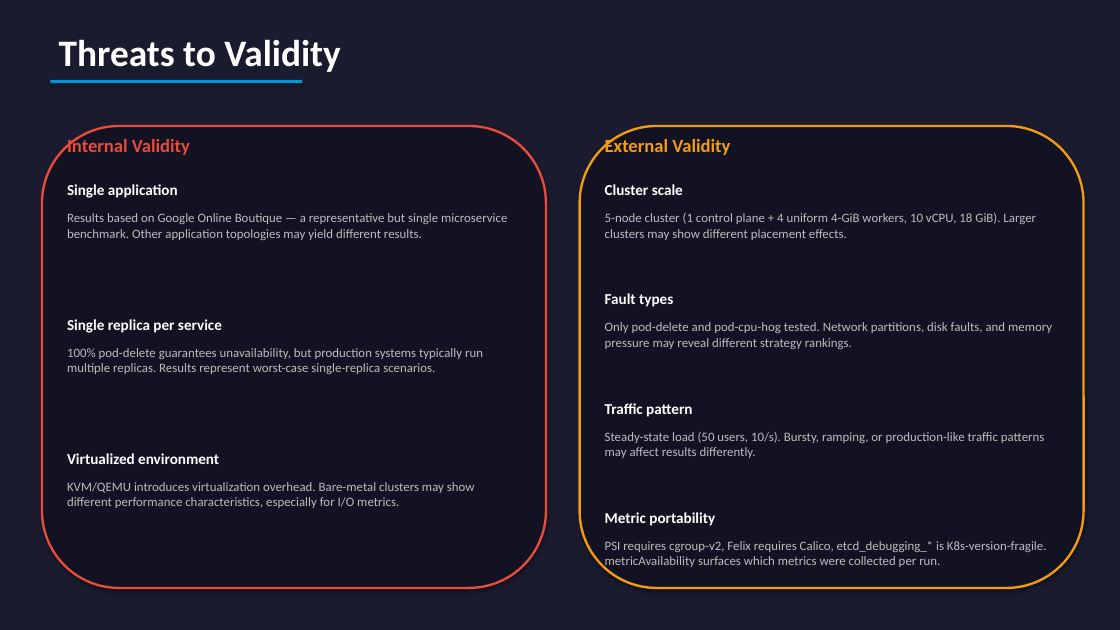
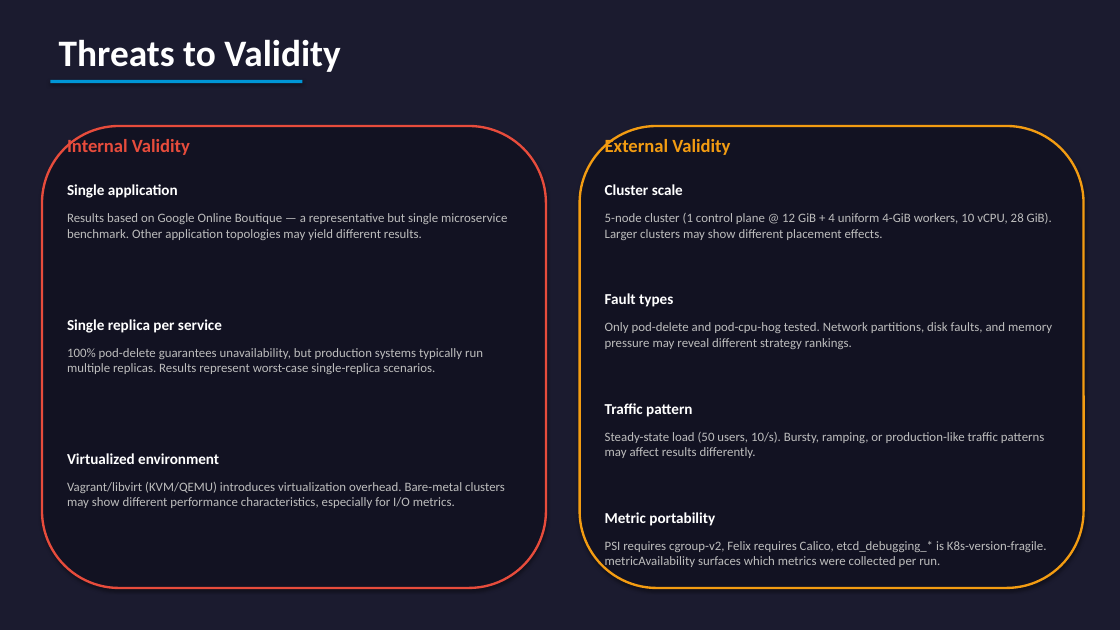
Before and after one commit to yhu02/uva-msc-thesis, a slide deck: slide 13 of ChaosProbe_Presentation.pptx. Drawn at 1120x630 pixels with LibreOffice and Linux fonts; fonts in the diff are those of the drawing. Boxes give left, top, right and bottom in pixels: in the first picture for what was removed or moved away, otherwise in the second. Text is boxed around its words. In the diff, an @@ line names an element or a change of style, - is before the commit and + after.

```diff
--- a/ChaosProbe_Presentation.pptx
+++ b/ChaosProbe_Presentation.pptx
@@ text at (605,213,1052,240): text changed @@
-5-node cluster (1 control plane + 4 uniform 4-GiB workers, 10 vCPU, 18 GiB). Larger clusters may show different placement effects.
+5-node cluster (1 control plane @ 12 GiB + 4 uniform 4-GiB workers, 10 vCPU, 28 GiB). Larger clusters may show different placement effects.
@@ text at (67,482,505,508): text changed @@
-KVM/QEMU introduces virtualization overhead. Bare-metal clusters may show different performance characteristics, especially for I/O metrics.
+Vagrant/libvirt (KVM/QEMU) introduces virtualization overhead. Bare-metal clusters may show different performance characteristics, especially for I/O metrics.
```
Also in this commit, not shown: 7 other slides changed, 1 slide added, 1 slide removed, 2 other files.
